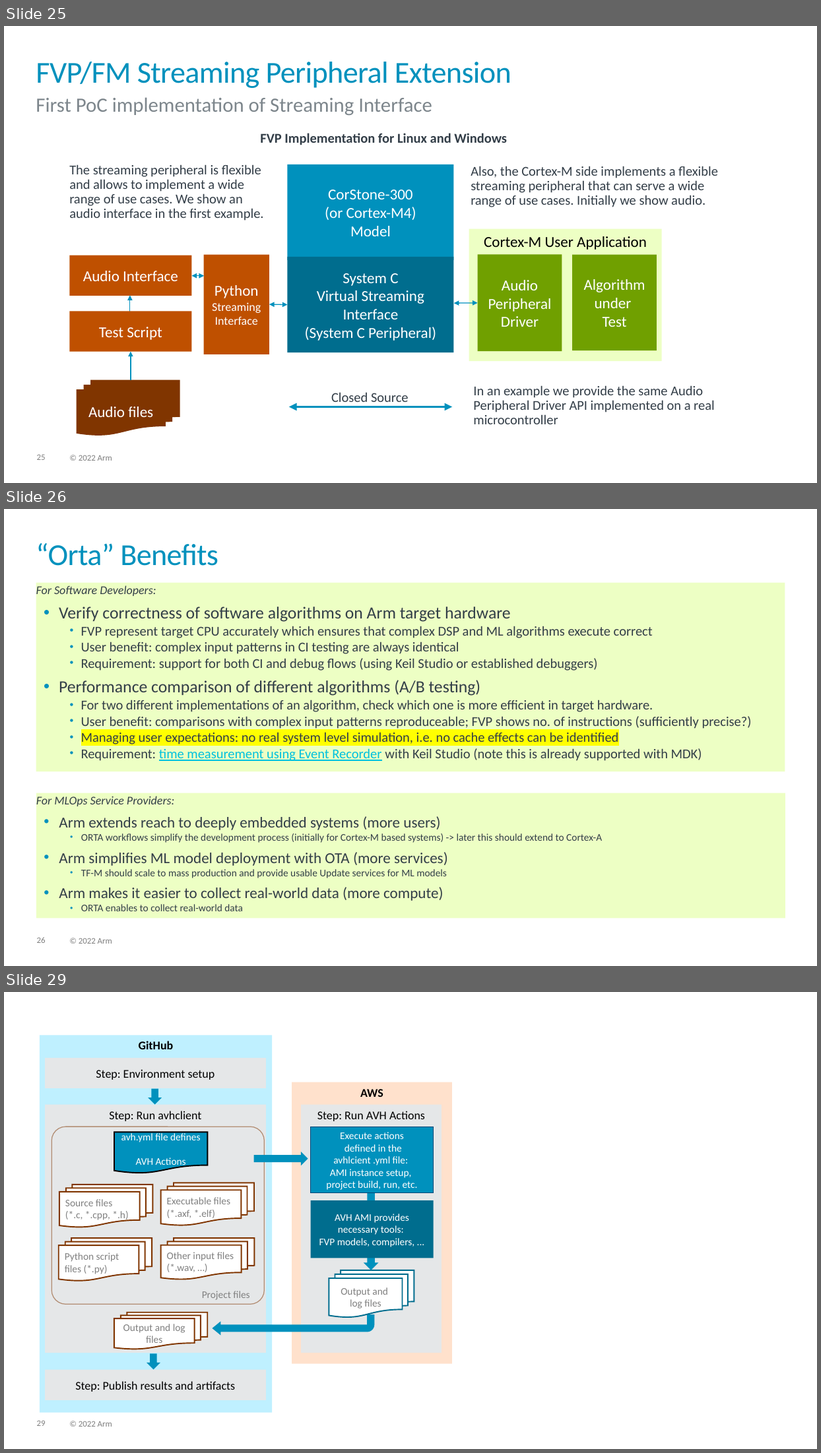
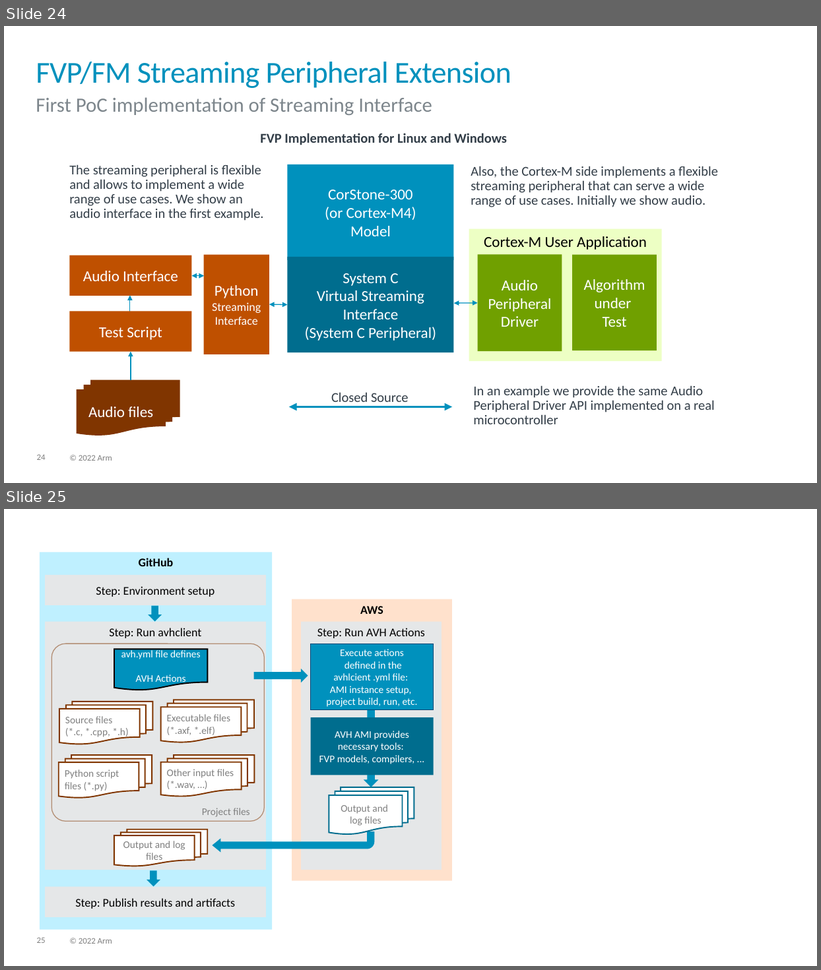
Before and after one commit to ARM-software/AVH, a slide deck: DoxyGen/overview/src/images/img_src.pptx. Shown one above the other, each under a label of ours: slides 25, 26 and 29 before the commit, slides 24 and 25 after it; the slides between them are not shown. The pictures are 821x1453 and 821x970 pixels, drawn with LibreOffice and Linux fonts; fonts in the diff are those of the drawing; background and template pictures are left out. Boxes give left, top, right and bottom in pixels: in the first picture for what was removed or moved away, otherwise in the second. Text is boxed around its words. In the diff, an @@ line names an element or a change of style, - is before the commit and + after.

Commit message:
workflow image update

```diff
--- a/DoxyGen/overview/src/images/img_src.pptx
+++ b/DoxyGen/overview/src/images/img_src.pptx
@@ slide 26 removed at (x1=4, y1=509, x2=817, y2=966), background #FFFFFF; not listed: 2 template elements that a slide beside it also shows @@
@@ title removed at (x1=36, y1=543, x2=218, y2=566) @@
-“Orta” Benefits
@@ text removed at (x1=36, y1=583, x2=785, y2=772) @@
-For Software Developers:
-• Verify correctness of software algorithms on Arm target hardware
-  • FVP represent target CPU accurately which ensures that complex DSP and ML algorithms execute correct
-  • User benefit: complex input patterns in CI testing are always identical
-  • Requirement: support for both CI and debug flows (using Keil Studio or established debuggers)
-• Performance comparison of different algorithms (A/B testing)
-  • For two different implementations of an algorithm, check which one is more efficient in target hardware.
-  • User benefit: comparisons with complex input patterns reproduceable; FVP shows no. of instructions (sufficiently precise?)
-  • Managing user expectations: no real system level simulation, i.e. no cache effects can be identified
-  • Requirement: time measurement using Event Recorder with Keil Studio (note this is already supported with MDK)
@@ rectangle removed at (x1=36, y1=793, x2=785, y2=918) @@
-For MLOps Service Providers:
-• Arm extends reach to deeply embedded systems (more users)
-  • ORTA workflows simplify the development process (initially for Cortex-M based systems) -> later this should extend to Cortex-A
-• Arm simplifies ML model deployment with OTA (more services)
-  • TF-M should scale to mass production and provide usable Update services for ML models
-• Arm makes it easier to collect real-world data (more compute)
-  • ORTA enables to collect real-world data
@@ what was slide 25 is now slide 24 @@
@@ page number at (x1=37, y1=455, x2=46, y2=460): text changed @@
-25
+24
@@ what was slide 29 is now slide 25 @@
@@ page number at (x1=37, y1=938, x2=46, y2=943): text changed @@
-29
+25
```
Also in this commit, not shown: 1 slide changed, 1 slide added, 4 other slides removed, 1 other file.
